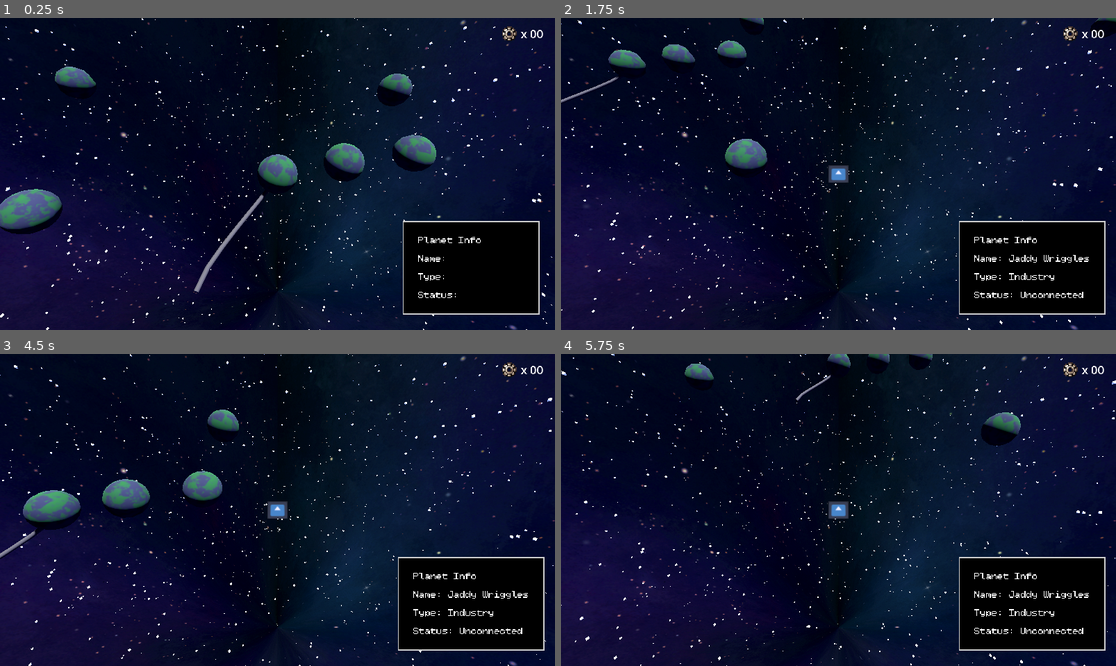
Above: before the commit, frames 1-4 (two rows, left to right).
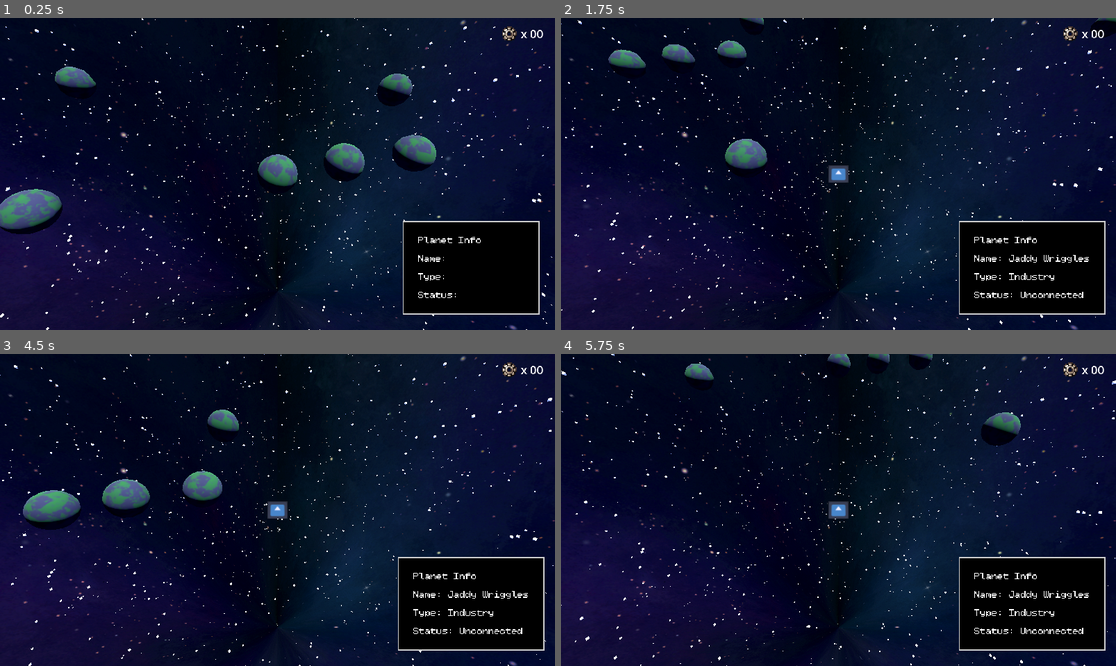
Above: after the commit, the same moments.

Repository: hazimbharis/worldlinkergame
Game: Godot game, scene res://scenes/GameScene.tscn
Same seed, same stepped clock (60 frames per second), same inputs: the game is played once before the commit and once after it. The engine's default icon, where the game draws it, is replaced by a stand-in: a white triangle on a blue panel in a dark square.
Inputs (mouse positions are in pixels of both pictures, inside the frame that each line leads up to):
- Up to frame 1 (0.25 s): no input
- Up to frame 2 (1.75 s): move the mouse to (960, 158) at 0.52 s; hold D (right) 0.53-1.28 s; click (960, 158) at 0.67 s; move the mouse to (727, 189) at 1.27 s; hold S (down) from 1.28 s (still down)
- Up to frame 3 (4.5 s): move the mouse to (333, 441) at 2.02 s; release S (down) at 2.03 s; hold D (right) 2.03-2.78 s; move the mouse to (249, 572) at 2.77 s; hold W (up) 2.78-3.53 s; click (249, 572) at 2.92 s; move the mouse to (444, 556) at 3.52 s; hold A (left) from 3.53 s (still down); move the mouse to (111, 463) at 4.27 s
- Up to frame 4 (5.75 s): move the mouse to (866, 510) at 5.02 s; release A (left) at 5.03 s; hold S (down) from 5.03 s (still down); click (866, 510) at 5.17 s

The runs differ from the first frame. In frame 1, 0.3% of the frame differs, in the area x 34-49%, y 55-88%; in frame 2, less than 0.1%; in frame 3, 0.1%; in frame 4, less than 0.1%.

Commit message:
Added unfinished star rail path drawing algorithm

Diff:
--- /dev/null
+++ b/scenes/StarRailPath.tscn
@@ -0,0 +1,7 @@
+[gd_scene load_steps=2 format=3 uid="uid://0ninnhghujjq"]
+
+[ext_resource type="PackedScene" uid="uid://dsv1tqb3vnegs" path="res://assets/models/environment/StarRailPath.glb" id="1_k2qqa"]
+
+[node name="Node3D" type="Node3D"]
+
+[node name="StarRailPath2" parent="." instance=ExtResource("1_k2qqa")]
--- a/scripts/LineDraw.gd
+++ b/scripts/LineDraw.gd
@@ -1,4 +1,6 @@
 extends Node3D
+
+var SRPath = preload("res://scenes/StarRailPath.tscn")
 
 func _ready():
 	draw_path( create_path3D(Vector3(0,0,0), Vector3(-3,0,5)) ) #Test call. Can delete
@@ -6,8 +8,8 @@
 
 func create_path3D(start: Vector3, end: Vector3) -> Path3D:
 	var curve = Curve3D.new()
-	curve.add_point(start, Vector3(1,0,0), Vector3(0,-1,0)) #These 2 Vector3 values controls the curve of the spline
-	curve.add_point(end, Vector3(0,0,-1), Vector3(1,0,0))   #These 2 Vector3 values controls the curve of the spline
+	curve.add_point(start, Vector3(1,0,0), Vector3(0,0,0)) #These 2 Vector3 values controls the curve of the spline
+	curve.add_point(end, Vector3(0,0,0), Vector3(-1,0,0))   #These 2 Vector3 values controls the curve of the spline
 	var path = Path3D.new()
 	path.set_curve(curve)
 	return path
@@ -20,8 +22,28 @@
 	csgpoly.path_node = path.get_path()
 	add_child(csgpoly)
 
+	print(path.get_curve().get_baked_points().size())
+	var bakedPoints = path.get_curve().get_baked_points()
+	var totalBakedPoints = path.get_curve().get_baked_points().size()
+	var arr = []
+	arr.append(round(0.8*totalBakedPoints))
+	arr.append(round(0.6*totalBakedPoints))
+	arr.append(round(0.4*totalBakedPoints))
+	arr.append(round(0.2*totalBakedPoints))
+	print(arr)
+	for i in arr:
+		print(bakedPoints[i])
+		var SRPath = preload("res://scenes/StarRailPath.tscn")
+		var instancePath
+		instancePath = SRPath.instantiate()
+		instancePath.position = bakedPoints[i]
+		get_parent().add_child(instancePath)
+
+
+
+
 	#The drawing process
-	var line_radius = 0.1
+	var line_radius = 0.001
 	var line_resolution = 180
 	var circle = PackedVector2Array()
 	for degree in line_resolution:
